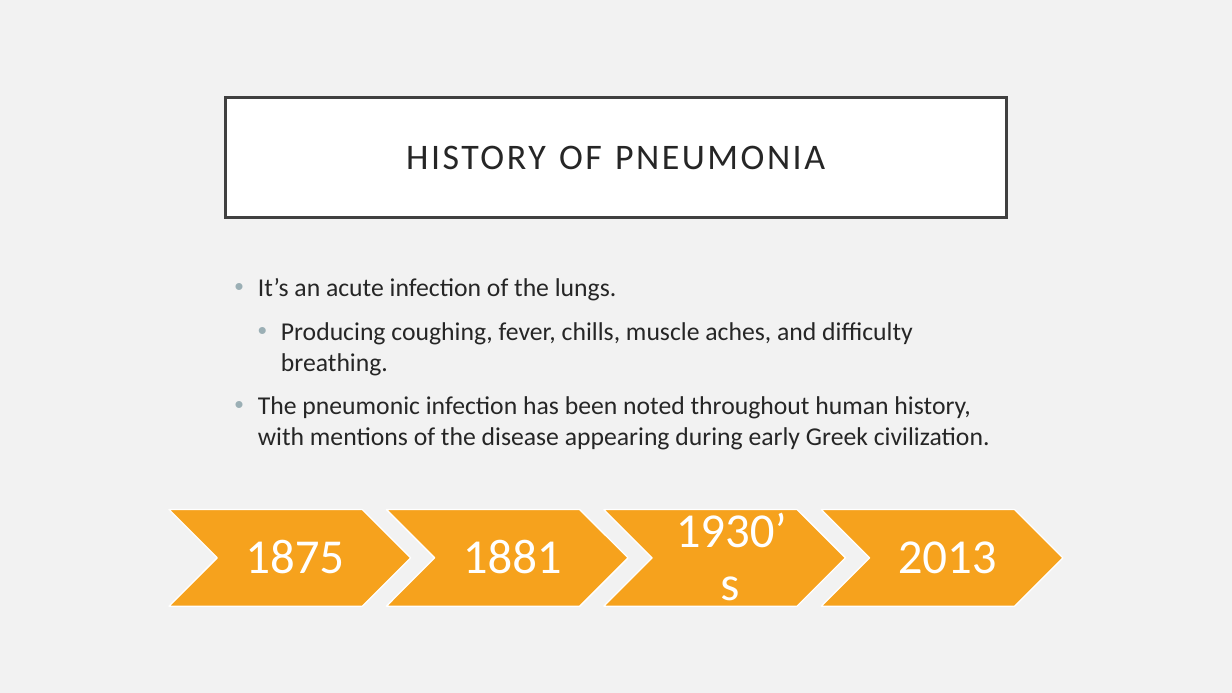
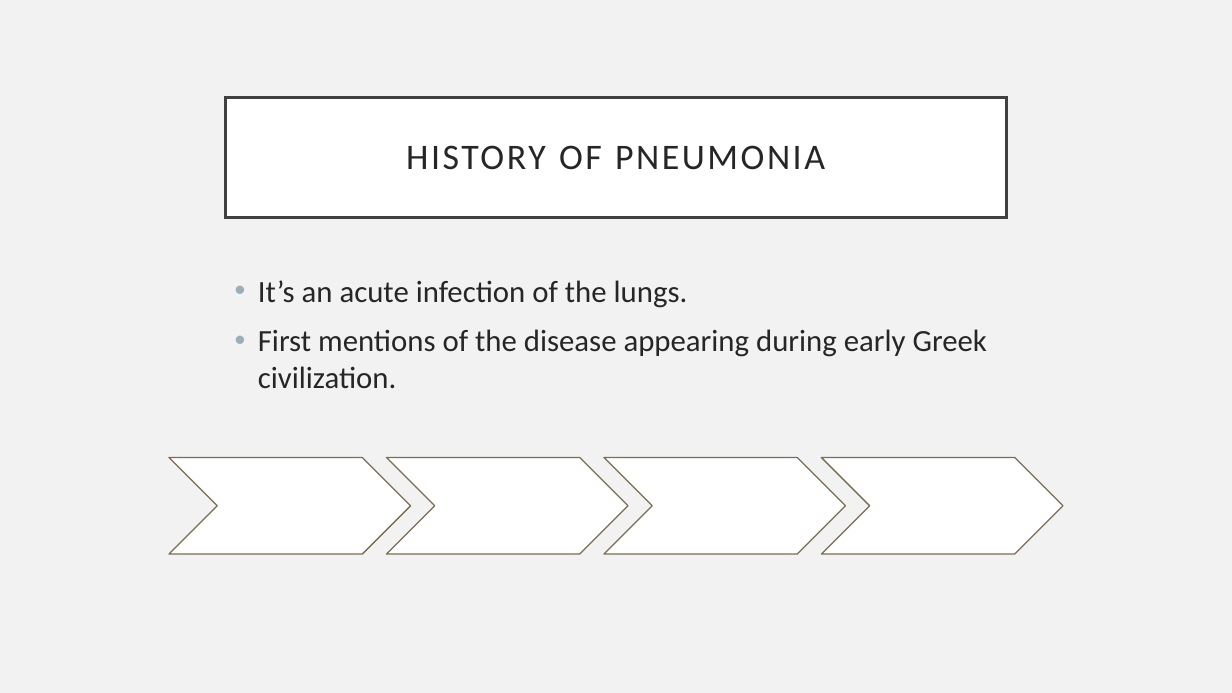
Before and after one commit to PattiCakes59/Chest-X-Ray-Examination, a slide deck: slide 3 of PneumoniaPresentation.pptx. Drawn at 1232x693 pixels with LibreOffice and Linux fonts; fonts in the diff are those of the drawing. Boxes give left, top, right and bottom in pixels: in the first picture for what was removed or moved away, otherwise in the second. Text is boxed around its words. In the diff, an @@ line names an element or a change of style, - is before the commit and + after.

```diff
--- a/PneumoniaPresentation.pptx
+++ b/PneumoniaPresentation.pptx
@@ text at (258,280,688,308): size 20 to 24 pt in "It’s an acute infection of the lungs." @@
@@ text at (258,329,987,389): text changed; size 20 to 24 pt @@
-  • Producing coughing, fever, chills, muscle aches, and difficulty breathing.
-• The pneumonic infection has been noted throughout human history, with mentions of the disease appearing during early Greek civilization.
+• First mentions of the disease appearing during early Greek civilization.
@@ text "1930’s" rewrapped from (676,507,787,612) to (458,457,569,555) @@
@@ 4 chevrons: place and size @@
-4 chevrons at (169,509,1063,606)
+4 chevrons at (169,457,1063,555)
@@ fill #F6A21D to #FFFFFF; outline #FFFFFF 1 pt to #7B6E54 1 pt in 4 elements at (169,457,410,555), (386,457,628,555), (822,457,1063,555), (604,457,846,555) @@
@@ text removed at (245,539,344,574) @@
-1875
@@ text removed at (463,539,562,574) @@
-1881
@@ text removed at (898,541,997,574) @@
-2013
```
Also in this commit, not shown: 4 other slides changed, 1 slide added, 1 slide removed.
